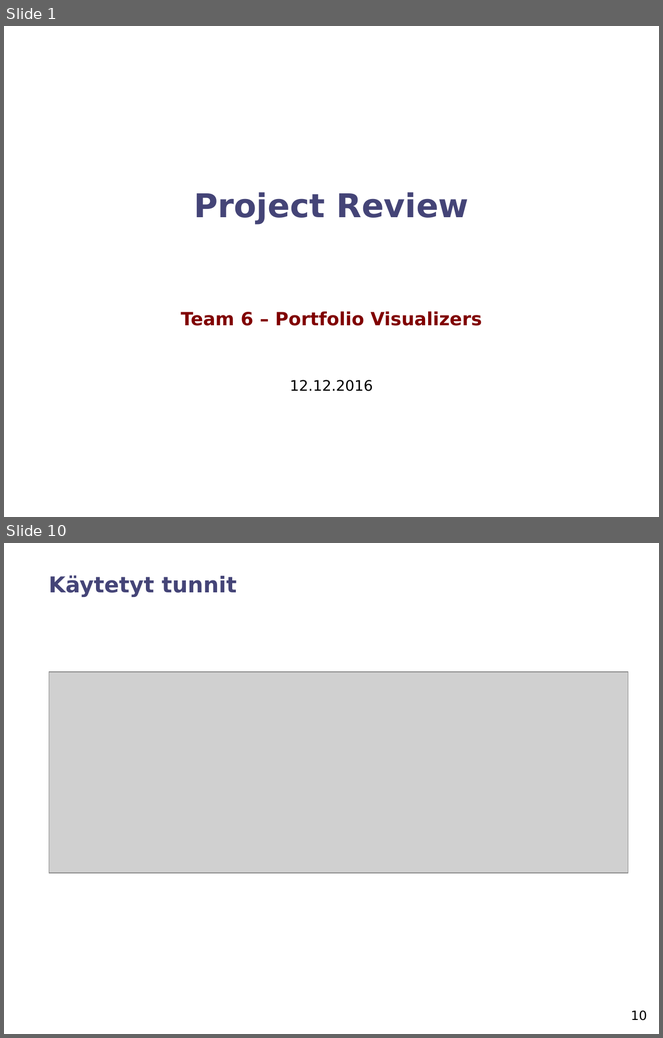
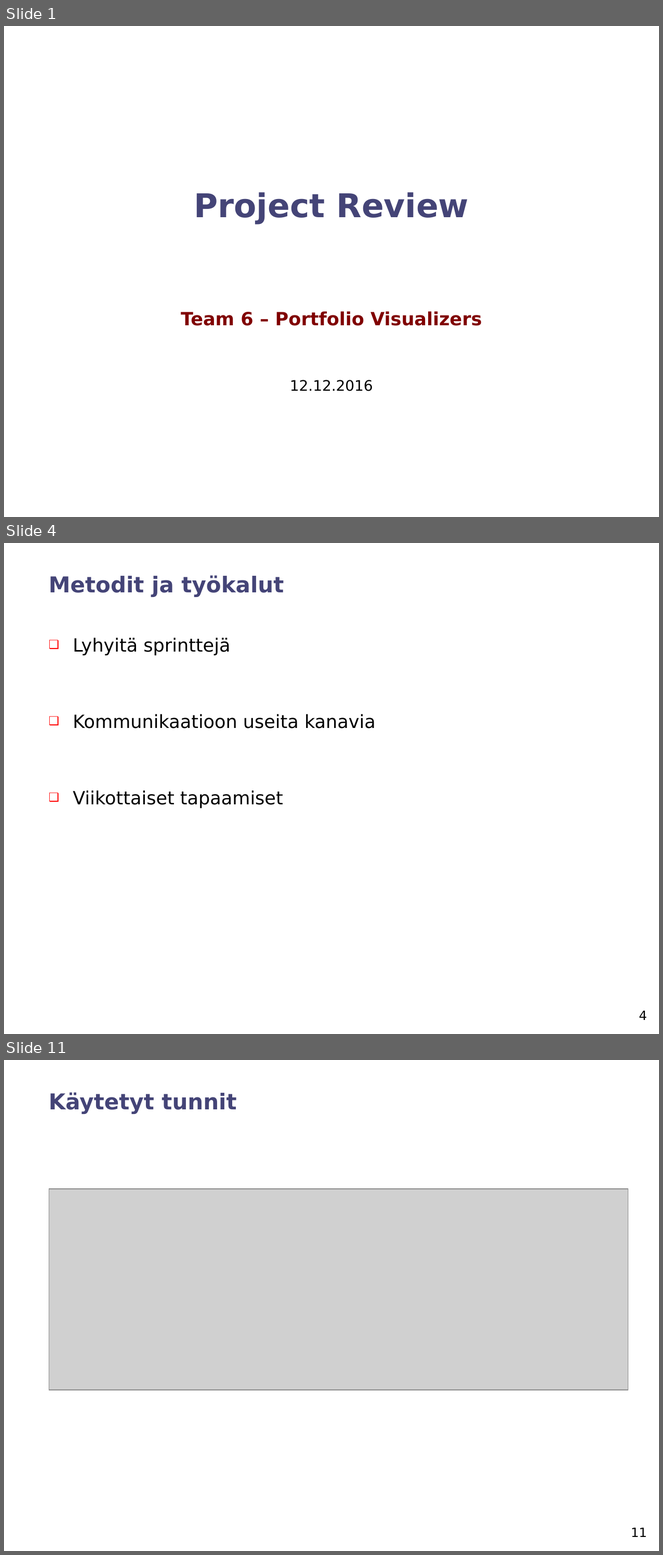
Before and after one commit to chaperweb/portfolio-visualiser, a slide deck: Documents/Review_1/project_review_team6.ppt. Shown one above the other, each under a label of ours: slides 1 and 10 before the commit, slides 1, 4 and 11 after it; the slides between them are not shown. The pictures are 663x1038 and 663x1555 pixels, drawn with LibreOffice and Linux fonts; fonts in the diff are those of the drawing; grey boxes stand for pictures. Boxes give left, top, right and bottom in pixels: in the first picture for what was removed or moved away, otherwise in the second. Text is boxed around its words. In the diff, an @@ line names an element or a change of style, - is before the commit and + after.

```diff
--- a/Documents/Review_1/project_review_team6.ppt
+++ b/Documents/Review_1/project_review_team6.ppt
@@ slide 4 added at <box>4,543,659,1034</box>, background #FFFFFF @@
@@ text added at <box>49,575,284,597</box>, 24 pt, text #444477, bold @@
+Metodit ja työkalut
@@ text added at <box>73,638,376,809</box>, 20 pt, text #000000 @@
+❑ Lyhyitä sprinttejä
+❑ Kommunikaatioon useita kanavia
+❑ Viikottaiset tapaamiset
@@ page number added at <box>639,1011,647,1020</box>, 14 pt, text #000000 @@
+4
@@ what was slide 10 is now slide 11 @@
@@ page number at <box>631,1528,647,1537</box>: text changed @@
-10
+11
```
Also in this commit, not shown: 1 slide changed, 2 other slides added, 2 slides removed.
